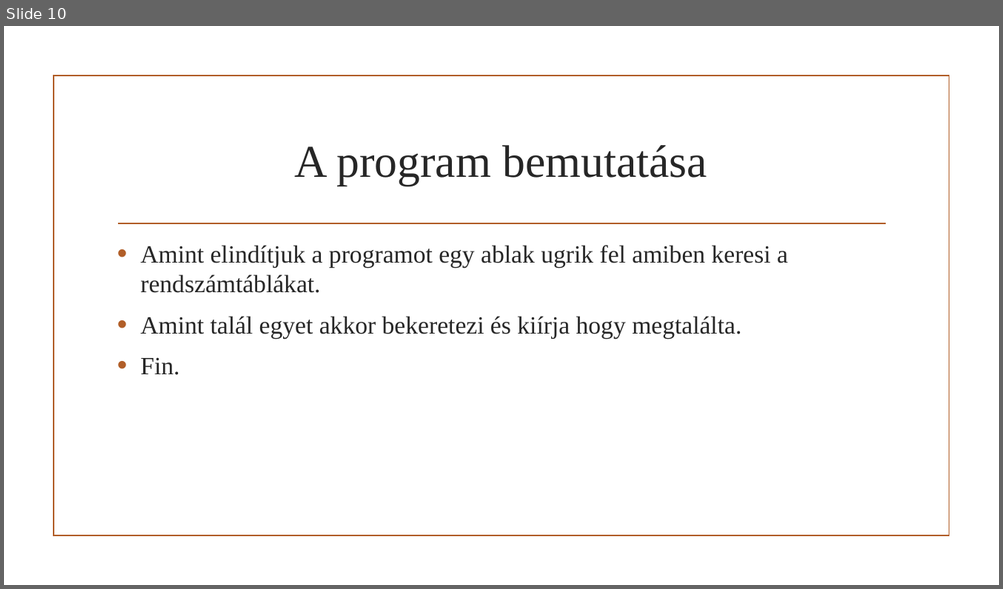
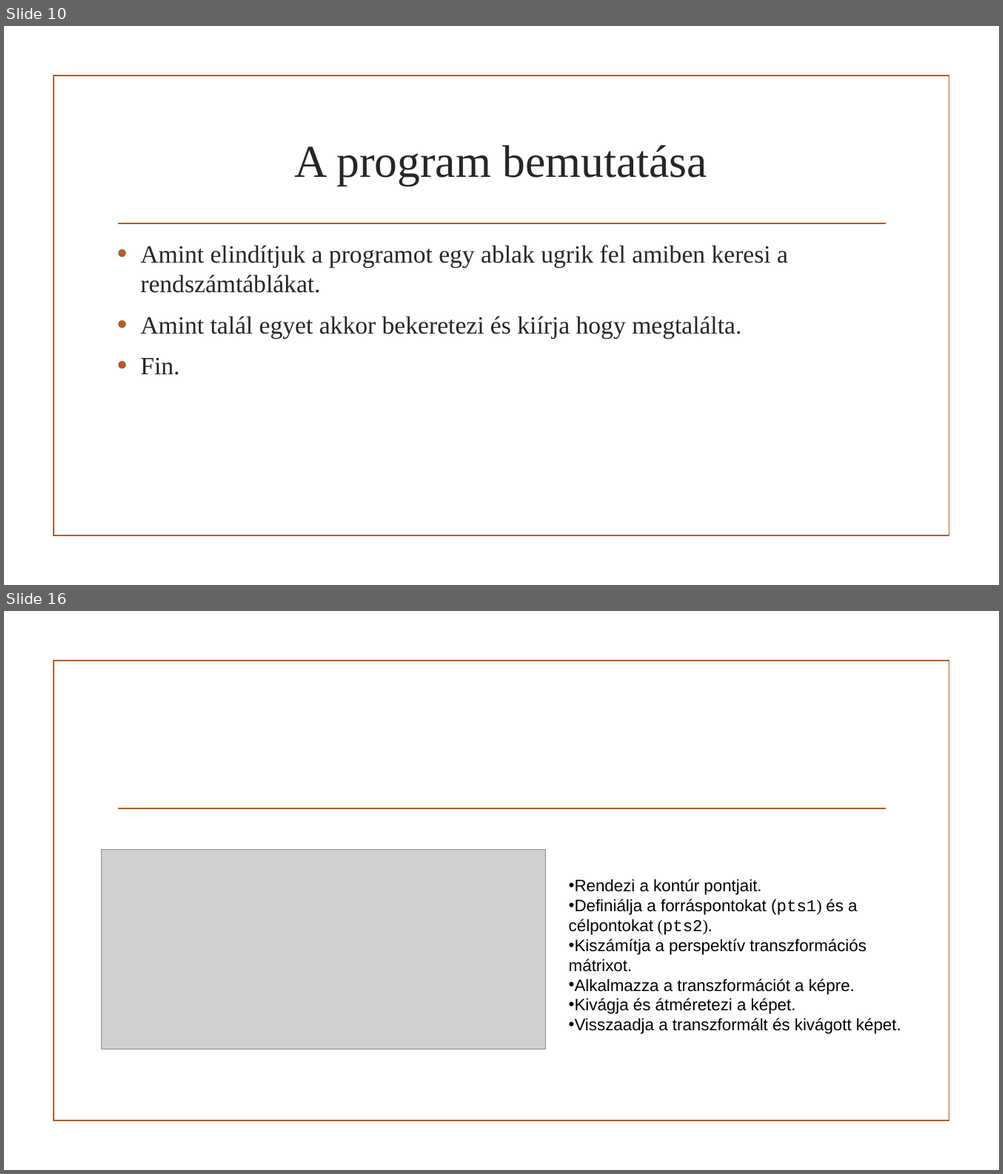
Before and after one commit to MolnarMark-HUN/Project, a slide deck: Projekt prezi.pptx. Shown one above the other, each under a label of ours: slide 10 before the commit, slides 10 and 16 after it; the slides between them are not shown. The pictures are 1003x589 and 1003x1174 pixels, drawn with LibreOffice and Linux fonts; fonts in the diff are those of the drawing; grey boxes stand for pictures; background and template pictures are left out. Boxes give left, top, right and bottom in pixels: in the first picture for what was removed or moved away, otherwise in the second. Text is boxed around its words. In the diff, an @@ line names an element or a change of style, - is before the commit and + after.

```diff
--- a/Projekt prezi.pptx
+++ b/Projekt prezi.pptx
@@ slide 16 added at [4, 611, 999, 1170], background picture (left out); not listed: 2 template elements that a slide beside it also shows @@
@@ picture added at [101, 850, 545, 1051] @@
@@ text added at [569, 879, 901, 1034], 16 pt, text #000000 @@
+• Rendezi a kontúr pontjait.
+• Definiálja a forráspontokat (pts1) és a célpontokat (pts2).
+• Kiszámítja a perspektív transzformációs mátrixot.
+• Alkalmazza a transzformációt a képre.
+• Kivágja és átméretezi a képet.
+• Visszaadja a transzformált és kivágott képet.
```
Also in this commit, not shown: 7 slides changed, 8 other slides added.
